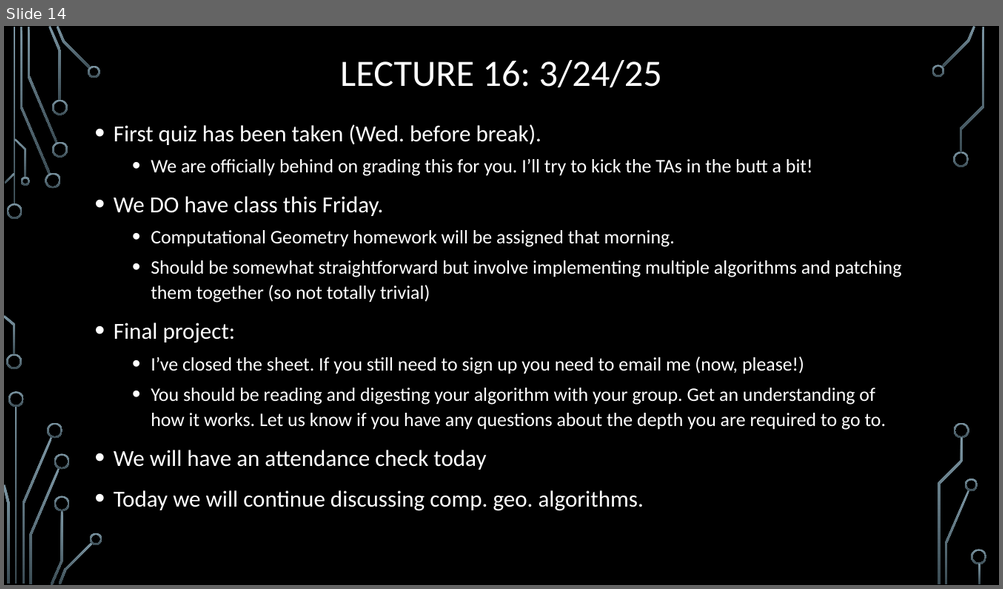
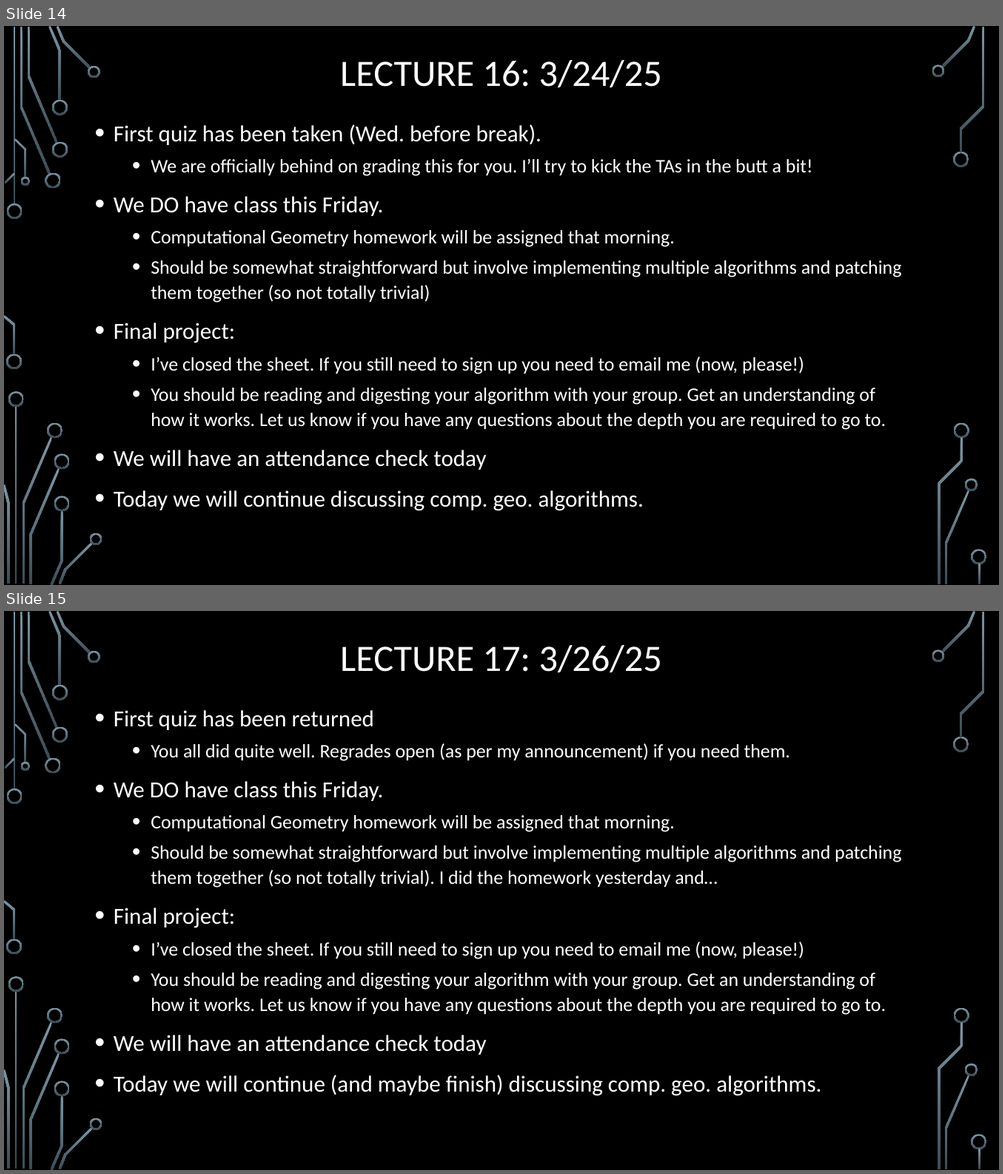
Before and after one commit to janiceeguo/advAlgo, a slide deck: slides/00-DailyAnnouncements.pptx. Shown one above the other, each under a label of ours: slide 14 before the commit, slides 14 and 15 after it. The pictures are 1003x589 and 1003x1174 pixels, drawn with LibreOffice and Linux fonts; fonts in the diff are those of the drawing; background and template pictures are left out. Boxes give left, top, right and bottom in pixels: in the first picture for what was removed or moved away, otherwise in the second. Text is boxed around its words. In the diff, an @@ line names an element or a change of style, - is before the commit and + after.

Commit message:
announcements

```diff
--- a/slides/00-DailyAnnouncements.pptx
+++ b/slides/00-DailyAnnouncements.pptx
@@ slide 15 added at <box>4,611,999,1170</box>, background picture (left out); not listed: 36 template elements that a slide beside it also shows @@
@@ title added at <box>340,645,662,672</box>, 36 pt, text #FFFFFF @@
+LECTURE 17: 3/26/25
@@ text added at <box>114,710,901,1096</box>, 18.5 pt, text #FFFFFF @@
+• First quiz has been returned
+  • You all did quite well. Regrades open (as per my announcement) if you need them.
+• We DO have class this Friday.
+  • Computational Geometry homework will be assigned that morning.
+  • Should be somewhat straightforward but involve implementing multiple algorithms and patching them together (so not totally trivial). I did the homework yesterday and…
+• Final project:
+  • I’ve closed the sheet. If you still need to sign up you need to email me (now, please!)
+  • You should be reading and digesting your algorithm with your group. Get an understanding of how it works. Let us know if you have any questions about the depth you are required to go to.
+• We will have an attendance check today
+• Today we will continue (and maybe finish) discussing comp. geo. algorithms.
```
Also in this commit, not shown: 1 other file.
